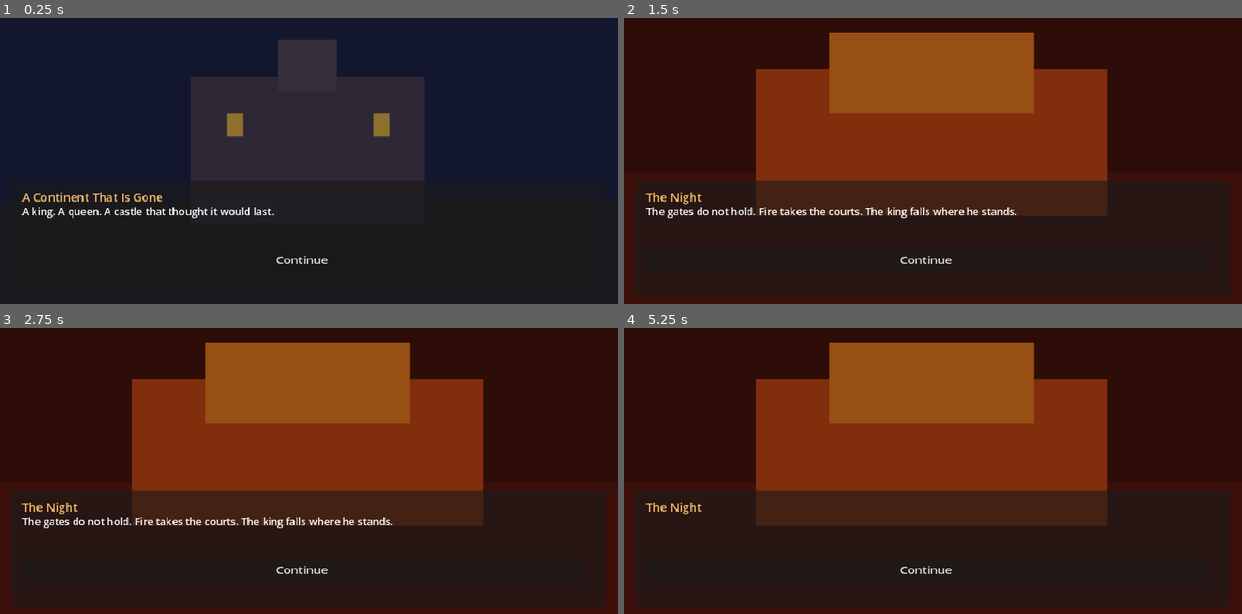
Above: before the commit, frames 1-4 (two rows, left to right).
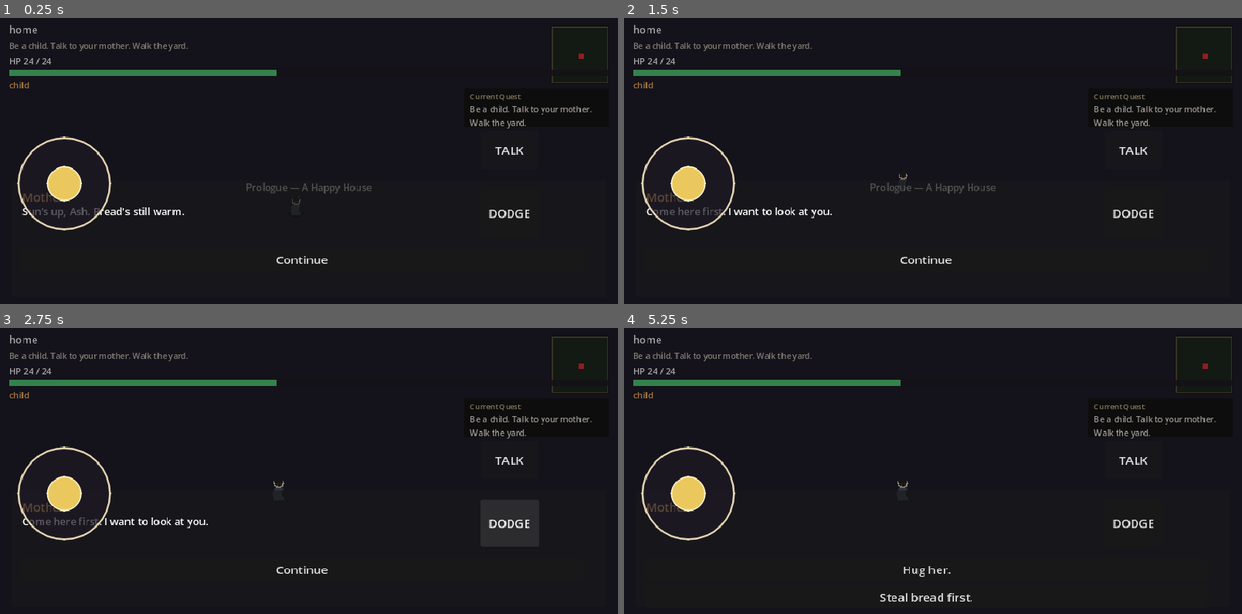
Above: after the commit, the same moments.

Repository: sk7hg824nn-ux/bloodbound-summoner
Game: Godot game, scene res://scenes/world/Childhood.tscn
The game is run twice, just before and just after one commit, with the same random seed, the same clock (stepped at 60 frames per second) and the same inputs. This scene is started directly instead of the project's main scene.
Inputs (mouse positions are in pixels of both pictures, inside the frame that each line leads up to):
- Up to frame 1 (0.25 s): no input
- Up to frame 2 (1.5 s): click "Continue" at 0.5 s; click "Continue" at 1.25 s
- Up to frame 3 (2.75 s): click (506, 522) at 2 s, where only the run after the commit has a clickable "DODGE"
- Up to frame 4 (5.25 s): click (1130, 459) at 2.75 s, where only the run after the commit has a clickable "TALK"; click (1130, 522) at 3.5 s, where only the run after the commit has a clickable "DODGE"; click (1130, 459) at 4.25 s, where only the run after the commit has a clickable "TALK"; click "Continue" at 5 s

The runs differ from the first frame. In frame 1, 23% of the frame differs, in the area x 1-99%, y 2-75%; in frame 2, 68%; in frame 3, 69%, in the area x 0-100%, y 0-100%; in frame 4, 68%.

Commit message:
Playable childhood.gd dresses the illustrated town. Prologue dialogue and canon unchanged.

Diff:
--- a/scripts/world/childhood.gd
+++ b/scripts/world/childhood.gd
@@ -1,5 +1,213 @@
 extends Node2D
-## Playable childhood is not canon. This scene only forwards to the cinematic prologue.
+## Playable prologue. Happiness first. Do not skip to the knife.
+
+@onready var player: Player = $Entities/Player
+@onready var touch: TouchControls = $TouchControls
+@onready var camera: Camera2DDirector = $CameraDirector
+
+var _near: Array[Interactable] = []
+var _seen: Dictionary = {}
+var _yard := Rect2(-20, 160, 1000, 560)
+
 
 func _ready() -> void:
-	get_tree().change_scene_to_file("res://scenes/world/Prologue.tscn")
+	player.add_to_group("player")
+	player.display_name = GameState.player_name
+	player.sync_hp_from_state()
+	GameState.era = "child"
+	player.apply_look("child")
+	touch.set_kit("child")
+	camera.set_target(player)
+	camera.set_mode(Camera2DDirector.Mode.EXPLORE)
+	_fence_yard()
+	World25.compose($World, "village")
+	touch.joystick_moved.connect(player.set_joystick)
+	touch.attack_pressed.connect(func(): EventBus.toast.emit("Not here. Not yet."))
+	touch.dodge_pressed.connect(func(): player.try_dodge())
+	touch.ability_pressed.connect(func(): EventBus.toast.emit("The air is just air."))
+	touch.interact_pressed.connect(_interact)
+	player.interact_pressed.connect(_interact)
+	EventBus.dialogue_finished.connect(_on_choice)
+	for node in $World/Hotspots.get_children():
+		if node is Interactable:
+			node.body_entered.connect(_on_enter.bind(node))
+			node.body_exited.connect(_on_exit.bind(node))
+	Campaign.set_chapter("pro0_home")
+	_say(Prologue.morning(GameState.player_name))
+
+
+func _fence_yard() -> void:
+	## Keep the child on the grass.
+	var yard := _yard
+	camera.set_bounds(yard)
+	var wall := StaticBody2D.new()
+	wall.collision_layer = 2
+	wall.collision_mask = 0
+	$World.add_child(wall)
+	var thick := 40.0
+	var boxes: Array[Rect2] = [
+		Rect2(yard.position.x - thick, yard.position.y - thick, yard.size.x + thick * 2.0, thick),
+		Rect2(yard.position.x - thick, yard.end.y, yard.size.x + thick * 2.0, thick),
+		Rect2(yard.position.x - thick, yard.position.y, thick, yard.size.y),
+		Rect2(yard.end.x, yard.position.y, thick, yard.size.y),
+	]
+	for box in boxes:
+		var shape := CollisionShape2D.new()
+		var rect := RectangleShape2D.new()
+		rect.size = box.size
+		shape.shape = rect
+		shape.position = box.get_center()
+		wall.add_child(shape)
+
+
+func _physics_process(_delta: float) -> void:
+	var pad := Vector2(18, 22)
+	player.global_position = player.global_position.clamp(_yard.position + pad, _yard.end - pad)
+
+
+func _on_enter(body: Node, spot: Interactable) -> void:
+	if body == player and spot not in _near:
+		_near.append(spot)
+		EventBus.toast.emit(spot.prompt)
+
+
+func _on_exit(body: Node, spot: Interactable) -> void:
+	if body == player:
+		_near.erase(spot)
+
+
+func _interact() -> void:
+	if GameState.in_dialogue:
+		return
+	if _near.is_empty():
+		return
+	_use(_near[_near.size() - 1].interact_id)
+
+
+func _use(id: String) -> void:
+	match id:
+		"mother":
+			_seen["mother"] = true
+			camera.set_mode(Camera2DDirector.Mode.ROMANCE)
+			if _ready_to_leave():
+				_say(_leave_pack())
+			elif Campaign.chapter_id == "pro2_truth" or (_seen.get("box", false) and _seen.get("creek", false)):
+				Campaign.set_chapter("pro2_truth")
+				_say(Prologue.discovery(GameState.player_name))
+			else:
+				_say(Prologue.after_hug())
+		"creek":
+			_seen["creek"] = true
+			Campaign.set_chapter("pro1_signs")
+			_say(Prologue.creek())
+			_nudge_leave()
+		"box":
+			_seen["box"] = true
+			Campaign.set_chapter("pro1_signs")
+			_say(Prologue.box())
+			_nudge_leave()
+		"road":
+			_seen["road"] = true
+			if _ready_to_leave():
+				_say(_leave_pack())
+			else:
+				_say(Prologue.watchers())
+		_:
+			EventBus.toast.emit("A good day. Keep it.")
+
+
+func _say(pack: Dictionary) -> void:
+	EventBus.dialogue_requested.emit(pack["speaker"], pack["lines"], pack["choices"])
+
+
+func _on_choice(choice_id: String) -> void:
+	match choice_id:
+		"pro_hug", "pro_eat":
+			_say(Prologue.after_hug())
+		"pro_play":
+			camera.set_mode(Camera2DDirector.Mode.EXPLORE)
+			Campaign.set_objective("Walk the yard. The creek. The floorboard. The road.")
+		"pro_noticed":
+			EventBus.toast.emit("\"Fish are shy,\" she says. Too fast.")
+			_maybe_truth()
+		"pro_leave_box":
+			EventBus.toast.emit("The board fits. The mark does not leave your eye.")
+			_maybe_truth()
+		"pro_ask_box":
+			EventBus.toast.emit("\"Later. When you are older.\" She takes the lamp away.")
+			_maybe_truth()
+		"pro_road_ok":
+			_maybe_truth()
+		"pro_excited", "pro_scared":
+			_say(Prologue.incomplete())
+		"pro_night":
+			Campaign.set_chapter("pro3_night")
+			camera.set_mode(Camera2DDirector.Mode.BOSS)
+			_say(Prologue.assassin())
+		"pro_stay", "pro_freeze":
+			_say(Prologue.fight())
+		"pro_to_her":
+			Campaign.set_chapter("pro4_last")
+			camera.set_mode(Camera2DDirector.Mode.ROMANCE)
+			_say(Prologue.last_words(GameState.player_name))
+		"pro_wake":
+			Campaign.set_chapter("pro5_wake")
+			camera.punch(0.55)
+			_flash()
+			_say(Prologue.awakening())
+		"pro_skip":
+			Campaign.set_chapter("pro6_years")
+			_say(Prologue.timeskip(GameState.player_name))
+		"pro_academy":
+			GameState.set_flag("prologue_done")
+			GameState.set_flag("mother_dead")
+			GameState.set_flag("saw_awakening")
+			GameState.era = "academy"
+			GameState.inventory = ["Academy Uniform", "Empty Summoning Focus"]
+			GameState.location = "courtyard"
+			get_tree().change_scene_to_file("res://scenes/world/Academy.tscn")
+
+
+func _ready_to_leave() -> bool:
+	return bool(_seen.get("mother") and _seen.get("creek") and _seen.get("box") and _seen.get("road"))
+
+
+func _nudge_leave() -> void:
+	if _ready_to_leave():
+		Campaign.set_objective("Talk to Mother or the road. Let the years pass.")
+		EventBus.toast.emit("The yard is finished. Talk to Mother or the road.")
+
+
+func _leave_pack() -> Dictionary:
+	return {
+		"speaker": "The Years",
+		"lines": [
+			"You have seen the house, the creek, the box, and the road.",
+			"The night they find you can play out. Or the years can close.",
+		],
+		"choices": [
+			{"id": "pro_night", "text": "Stay for that night."},
+			{"id": "pro_skip", "text": "Let the years pass."},
+		],
+	}
+
+
+func _maybe_truth() -> void:
+	if _seen.get("creek") and _seen.get("box"):
+		Campaign.set_chapter("pro2_truth")
+		Campaign.set_objective("Go back to your mother.")
+		EventBus.toast.emit("She is waiting at the table.")
+	_nudge_leave()
+
+
+func _flash() -> void:
+	var veil := ColorRect.new()
+	veil.color = Color(0.55, 0.05, 0.08, 0.0)
+	veil.set_anchors_preset(Control.PRESET_FULL_RECT)
+	var layer := CanvasLayer.new()
+	add_child(layer)
+	layer.add_child(veil)
+	var tw := create_tween()
+	tw.tween_property(veil, "color:a", 0.55, 0.15)
+	tw.tween_property(veil, "color:a", 0.0, 0.8)
+	tw.tween_callback(layer.queue_free)
